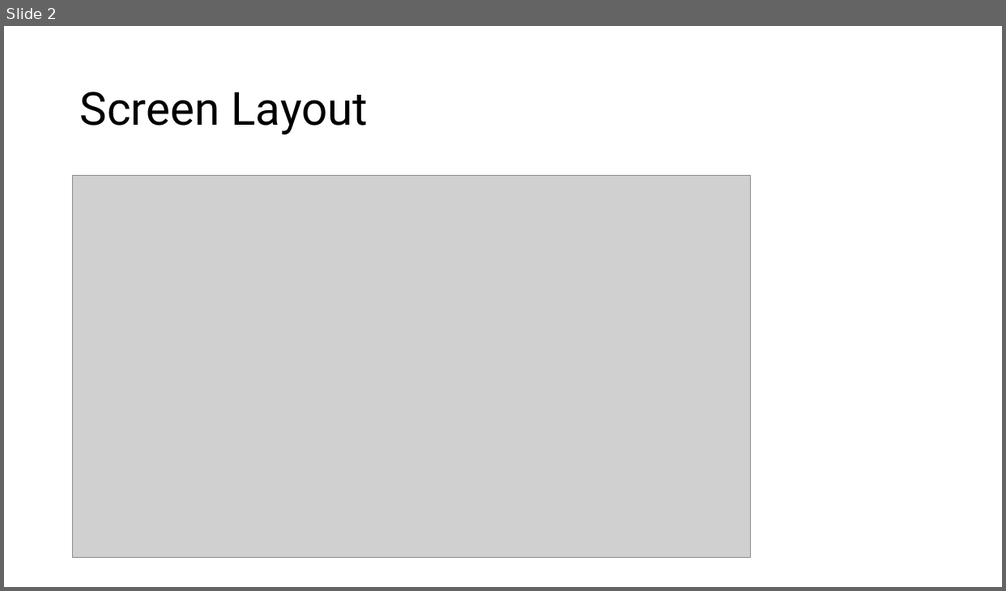
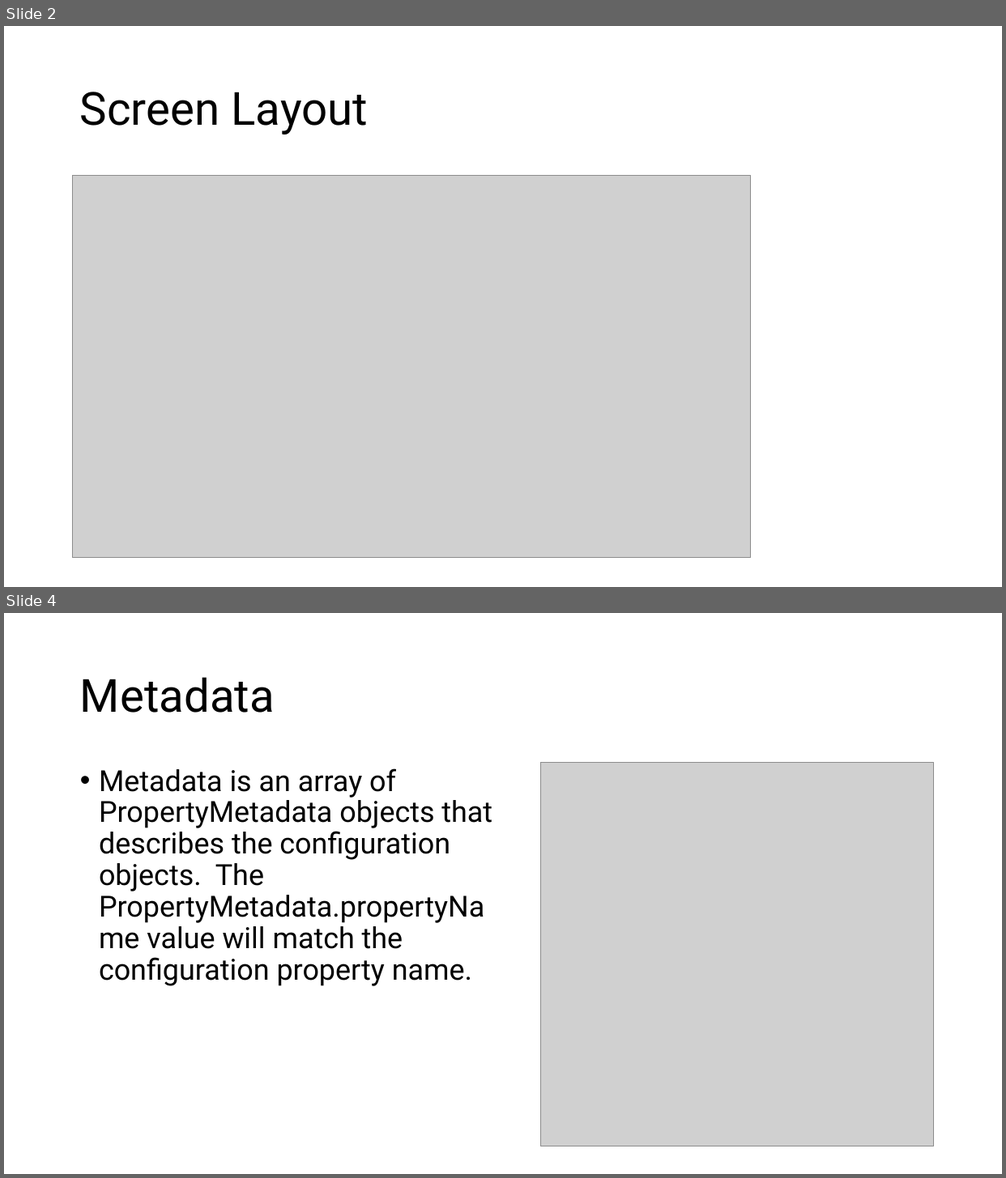
Before and after one commit to marcjohnston/AngbandOS, a slide deck: Documents/Game Designer.pptx. Shown one above the other, each under a label of ours: slide 2 before the commit, slides 2 and 4 after it; the slides between them are not shown. The pictures are 1006x591 and 1006x1178 pixels, drawn with LibreOffice and Linux fonts; fonts in the diff are those of the drawing; grey boxes stand for pictures. Boxes give left, top, right and bottom in pixels: in the first picture for what was removed or moved away, otherwise in the second. Text is boxed around its words. In the diff, an @@ line names an element or a change of style, - is before the commit and + after.

```diff
--- a/Documents/Game Designer.pptx
+++ b/Documents/Game Designer.pptx
@@ slide 4 added at (4,613,1002,1174), background #FFFFFF @@
@@ title added at (80,677,275,713), 44 pt, text #000000 @@
+Metadata
@@ text added at (99,769,492,986), 28 pt, text #000000 @@
+• Metadata is an array of PropertyMetadata objects that describes the configuration objects. The PropertyMetadata.propertyName value will match the configuration property name.
@@ picture added at (541,763,934,1147) @@
```
Also in this commit, not shown: 7 other slides added, 1 slide removed, 1 other file.
